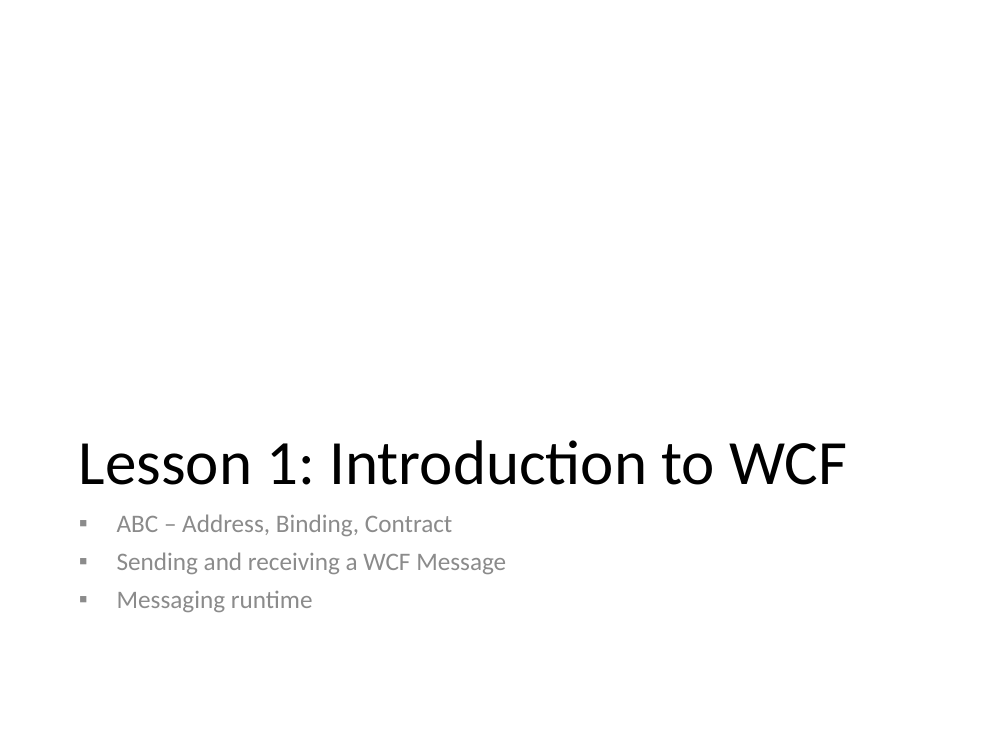
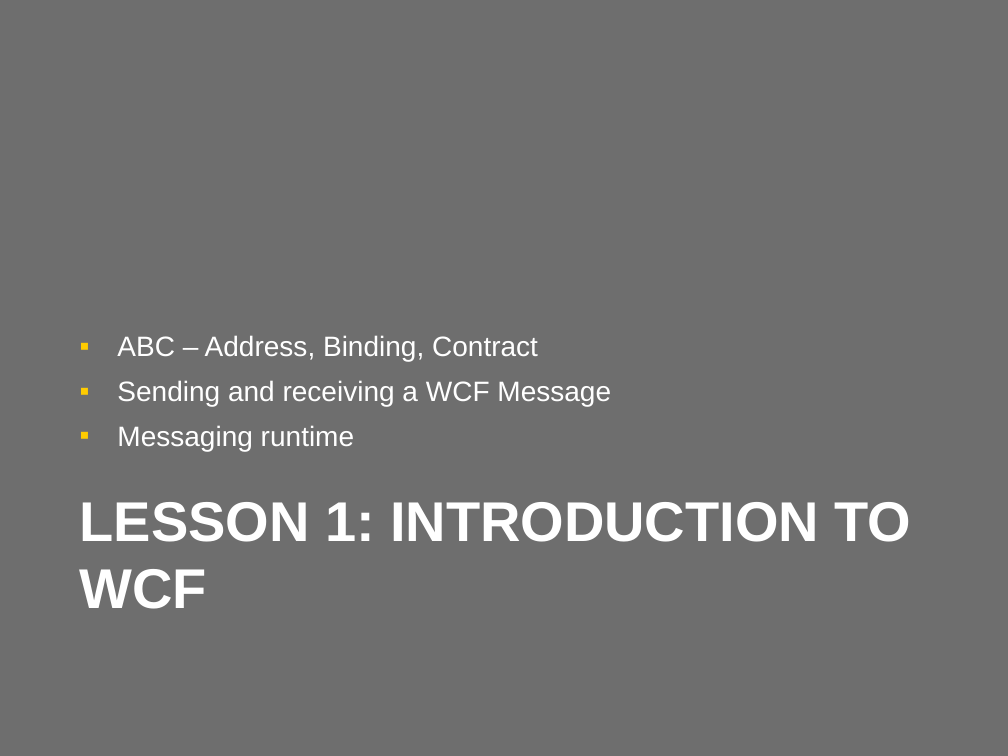
Before and after one commit to wmmihaa/BizTalk-Server---Developing-Integration-Solutions, a slide deck: slide 3 of Slides/Module 8 - Web Services and WCF.pptx. Drawn at 1008x756 pixels with LibreOffice and Linux fonts; fonts in the diff are those of the drawing. Boxes give left, top, right and bottom in pixels: in the first picture for what was removed or moved away, otherwise in the second. Text is boxed around its words. In the diff, an @@ line names an element or a change of style, - is before the commit and + after.

```diff
--- a/Slides/Module 8 - Web Services and WCF.pptx
+++ b/Slides/Module 8 - Web Services and WCF.pptx
@@ background #FFFFFF to #6E6E6E @@
@@ text "ABC – Address, Binding, Contract": place and size @@
-text "ABC – Address, Binding, Contract" at bbox=[117, 514, 506, 612]
+text "ABC – Address, Binding, Contract" at bbox=[117, 335, 611, 451]
@@ text "ABC – Address, Binding, Contract" at bbox=[117, 335, 611, 451]: size 18 to 20 pt, font Calibri to Arial, text colour #8C8C8C to #FFFFFF; line spacing 0.9 to 1; vertical alignment top to bottom @@
@@ title at bbox=[80, 502, 911, 609]: text changed; size 45 to 40 pt; font Calibri to Arial; text colour #000000 to #FFFFFF; bold on @@
-Lesson 1: Introduction to WCF
+LESSON 1: INTRODUCTION TO WCF
@@ title "LESSON 1: INTRODUCTION TO WCF" at bbox=[80, 502, 911, 609]: vertical alignment bottom to top @@
```
Also in this commit, not shown: 33 other slides changed.
